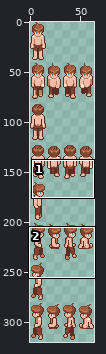
A sprite sheet gets an edit: game/entities/player/player.png. The first picture is a wide view before the edit; the outline marks the close-up.
Close-up. As it was:
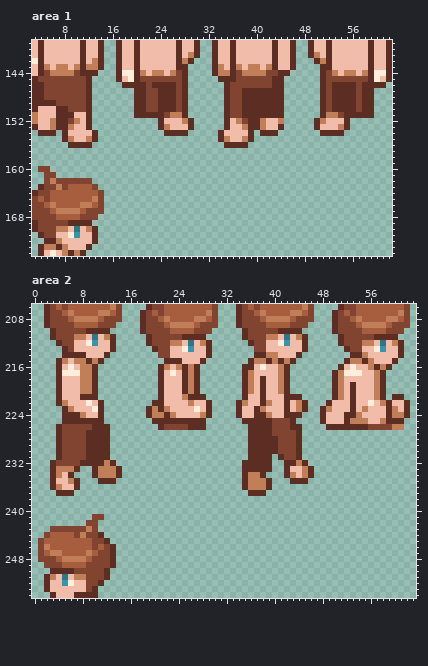
The file is 64x320 pixels. Colours within 5 levels of each other are drawn and written as one. Shown: area 1: x 3..62, y 139..174; area 2: x 0..63, y 206..254. The commit also changed other parts of the picture, which this record leaves out.
After:
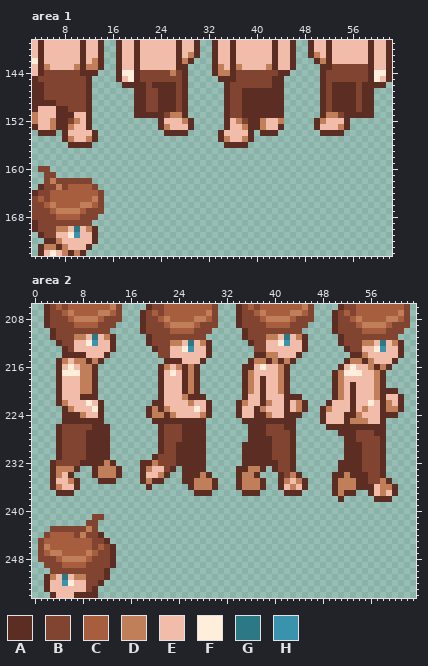
Palette (. is transparent): A #5c2d23  B #814431  C #a65e3f  D #c07e59  E #f2bcaa  F #ffeed9  G #2d7885  H #3993ac
From old to new:
Area 1:
Colour A becomes colour B in row 169 at x 9 to 12.
Colour D becomes colour B in row 144 at x 6 to 9, 21, 23 to 24, 38 to 41, 53, 55 to 56 and 58.
Colour E becomes colour B in row 143 at x 53 to 58; in row 144 at x 22, 25, 54 and 57.
Colour D becomes colour E in row 143 at x 7 to 8 and 39 to 40.
Area 2:
The author put colour A in row 220 at x 59 to 60; in row 227 at x 21, 25 to 28, 51 to 53 and 57 to 58; in row 228 at x 21, 25 to 28, 52 to 53 and 58; in rows 229 to 230 at x 21, 24 to 28, 35, 52 to 54 and 58; in row 231 at x 20, 24 to 28, 35, 52 to 54 and 58; in row 232 at x 18 to 19, 24 to 28, 40, 51 to 54 and 58.
The author put colour A in row 233 at x 18, 23, 25 to 28, 34, 40, 51 to 54 and 58; in row 234 at x 18, 22, 25 to 27, 29, 34, 41, 50 to 51, 53 to 55 and 58; in row 235 at x 18, 20 to 21, 25 to 26, 30, 34, 41, 50, 54 to 55 and 59; in row 236 at x 19, 26, 30, 34, 41, 45, 50, 54 to 56 and 60; in row 237 at x 27 to 29, 35, 42 to 44, 50, 52 to 53, 56 and 60; in row 238 at x 51 and 57 to 59.
Colour B becomes colour A in row 225 at x 40 to 42; in row 226 at x 25, 42 and 56 to 58; in rows 227 to 231 at x 43.
Colour D becomes colour A in row 222 at x 58; in row 224 at x 60; in row 225 at x 58; in row 234 at x 37; in rows 235 to 236 at x 38.
Colour E becomes colour A in row 222 at x 61; in row 223 at x 58 and 61; in row 224 at x 58; in row 233 at x 43; in row 234 at x 44.
The author put colour B in row 227 at x 22 to 24 and 54 to 56; in row 228 at x 22 to 24 and 54 to 57; in rows 229 to 230 at x 22 to 23 and 55 to 57; in row 231 at x 21 to 23, 40 and 55 to 57; in row 232 at x 21 to 23, 41 and 55 to 57; in row 233 at x 22, 41 and 55 to 57.
The author put colour B in rows 234 to 235 at x 56 to 57.
Colour A becomes colour B in row 210 at x 9 to 12 and 41 to 44; in row 211 at x 25 to 28 and 57 to 60; in rows 226 to 227 at x 39; in rows 228 to 230 at x 40; in row 231 at x 41; in rows 232 to 234 at x 42.
Colour A becomes colour B in row 250 at x 3 to 6.
The author put colour D in row 232 at x 20; in row 233 at x 19; in row 234 at x 21, 28 and 52; in row 235 at x 19, 27 to 29, 42, 51 to 53 and 58; in row 236 at x 27 to 29, 43, 51 to 53 and 58 to 59; in row 237 at x 51 and 58.
Colour A becomes colour D in rows 222 to 223 at x 59; in row 233 at x 36 to 37; in row 234 at x 35; in row 235 at x 35 and 44; in row 236 at x 35.
The author put colour E in row 221 at x 59; in row 233 at x 20 to 21; in row 234 at x 19 to 20; in row 236 at x 42, 44 and 57; in row 237 at x 57 and 59.
Colour A becomes colour E in row 221 at x 60; in row 235 at x 43.
The edit erases colour A in rows 222 to 224 at x 62; in row 225 at x 59 to 61; in rows 226 to 231 at x 44; in row 232 at x 45; in row 233 at x 39 and 46; in row 234 at x 38 and 46.
The edit erases colour A in rows 235 to 236 at x 39; in row 237 at x 38.
The edit erases colour B in row 226 at x 59.
The edit erases colour D in row 224 at x 61; in row 226 at x 60 to 61; in row 232 at x 44; in rows 233 to 234 at x 45.
The edit erases colour E in row 233 at x 44.
